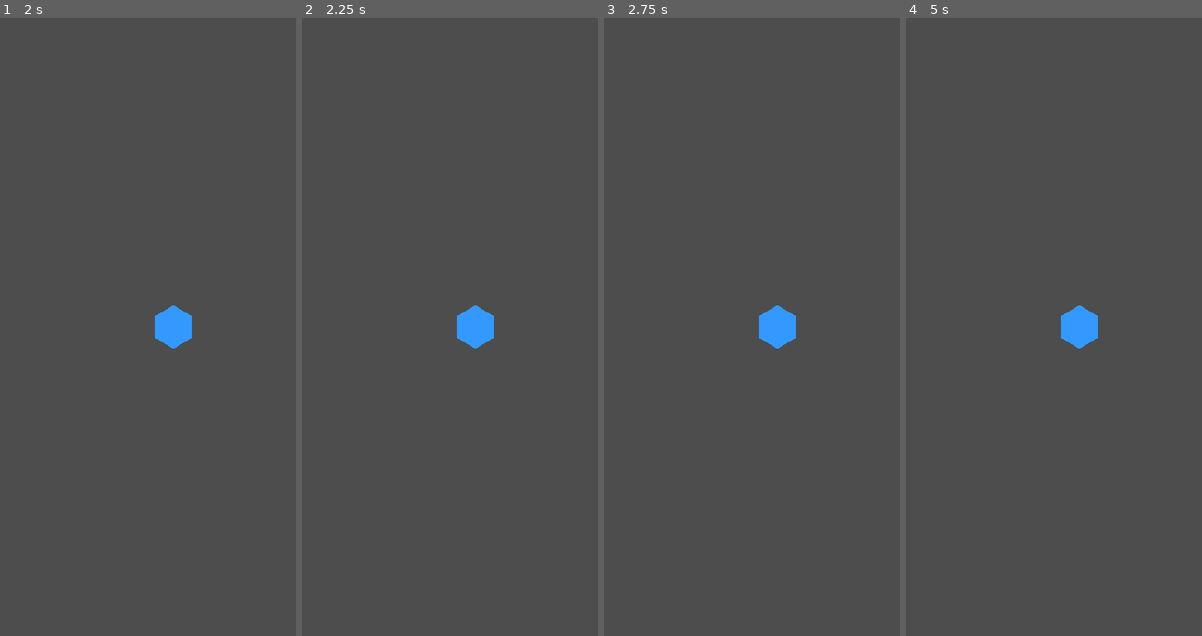
Above: before the commit, frames 1-4 (left to right).
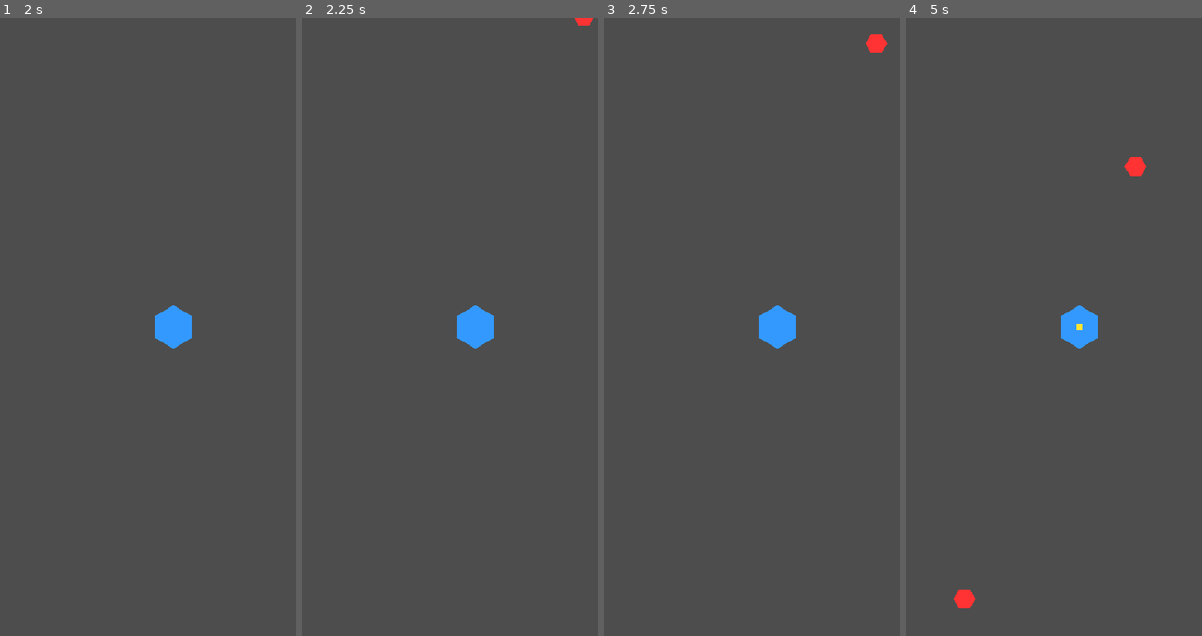
Above: after the commit, the same moments.

Repository: elydarstudio/Base_Defence
Game: Godot game, scene res://main.tscn
Two runs of this game, one before a commit and one after it. Both use one fixed random seed, a clock stepped at 60 frames per second and the inputs below.
Inputs:
- Up to frame 1 (2 s): tap Enter at 0.5 s; tap Space at 1.25 s
- Up to frame 2 (2.25 s): tap Enter at 2 s
- Up to frame 3 (2.75 s): no input
- Up to frame 4 (5 s): no input

Frame 1 is identical in both runs. In frame 2, less than 0.1% of the frame differs, in the area x 92-99%, y 0-2%; in frame 3, 0.2%; in frame 4, 0.4%, in the area x 16-82%, y 22-96%.

Commit message:
step 2: enemies spawn from edges, move to base, bullets kill them

Diff:
--- /dev/null
+++ b/base-defence/Scenes/enemy.tscn
@@ -0,0 +1,14 @@
+[gd_scene format=3 uid="uid://buceijnxxb7x0"]
+
+[ext_resource type="Script" uid="uid://bj6tuxmf4qey" path="res://Scripts/enemy.gd" id="1_hghv2"]
+
+[sub_resource type="CircleShape2D" id="CircleShape2D_ne65n"]
+radius = 15.0
+
+[node name="Enemy" type="Area2D" unique_id=16992437]
+script = ExtResource("1_hghv2")
+
+[node name="CollisionShape2D" type="CollisionShape2D" parent="." unique_id=436424174]
+shape = SubResource("CircleShape2D_ne65n")
+
+[node name="Visual" type="Polygon2D" parent="." unique_id=1065131517]
--- /dev/null
+++ b/base-defence/Scripts/enemy.gd
@@ -0,0 +1,32 @@
+extends Area2D
+
+var speed: float = 80.0
+var health: float = 30.0
+var base_node: Node2D = null
+
+func _ready():
+	add_to_group("enemies")
+	_draw_enemy()
+
+func _draw_enemy():
+	var poly = $Visual
+	var points = PackedVector2Array()
+	for i in 6:
+		var angle = deg_to_rad(60 * i)
+		points.append(Vector2(cos(angle), sin(angle)) * 15)
+	poly.polygon = points
+	poly.color = Color(1.0, 0.2, 0.2)  # red
+
+func _process(delta):
+	if base_node == null:
+		return
+	var dir = global_position.direction_to(base_node.global_position)
+	global_position += dir * speed * delta
+
+func take_damage(amount: float):
+	health -= amount
+	if health <= 0:
+		queue_free()
+
+func setup(base: Node2D):
+	base_node = base
--- a/base-defence/Scripts/main.gd
+++ b/base-defence/Scripts/main.gd
@@ -1,5 +1,33 @@
 extends Node2D
 
+var bullet_scene: PackedScene
+var enemy_scene: PackedScene
+
+var spawn_timer: float = 0.0
+var spawn_interval: float = 2.0  # seconds between spawns
+
 func _ready():
-	var bullet_scene = preload("res://Scenes/Projectile.tscn")
+	bullet_scene = preload("res://Scenes/Projectile.tscn")
+	enemy_scene = preload("res://Scenes/Enemy.tscn")
 	$Base.set_bullet_scene(bullet_scene)
+
+func _process(delta):
+	spawn_timer += delta
+	if spawn_timer >= spawn_interval:
+		spawn_timer = 0.0
+		_spawn_enemy()
+
+func _spawn_enemy():
+	var e = enemy_scene.instantiate()
+	add_child(e)
+	e.setup($Base)
+	e.global_position = _random_edge_position()
+
+func _random_edge_position() -> Vector2:
+	var edge = randi() % 4  # 0=top, 1=bottom, 2=left, 3=right
+	match edge:
+		0: return Vector2(randf_range(0, 480), -20)
+		1: return Vector2(randf_range(0, 480), 874)
+		2: return Vector2(-20, randf_range(0, 854))
+		3: return Vector2(500, randf_range(0, 854))
+	return Vector2.ZERO
Not shown, added: base-defence/Scripts/enemy.gd.uid
